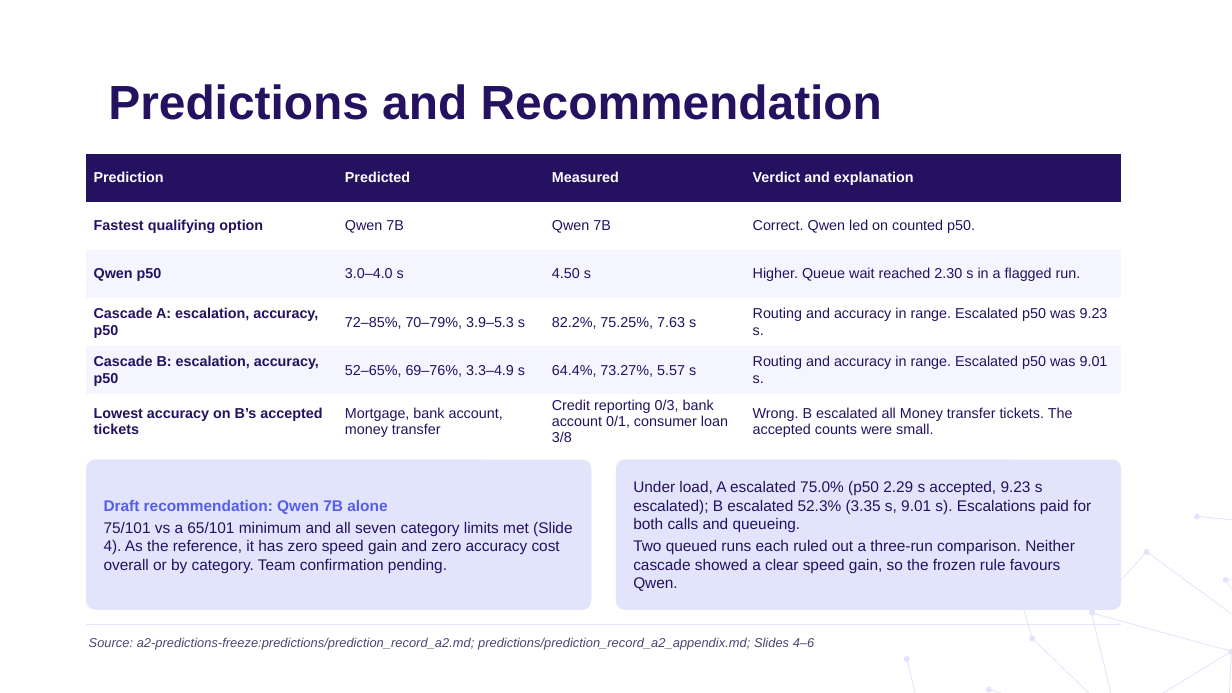
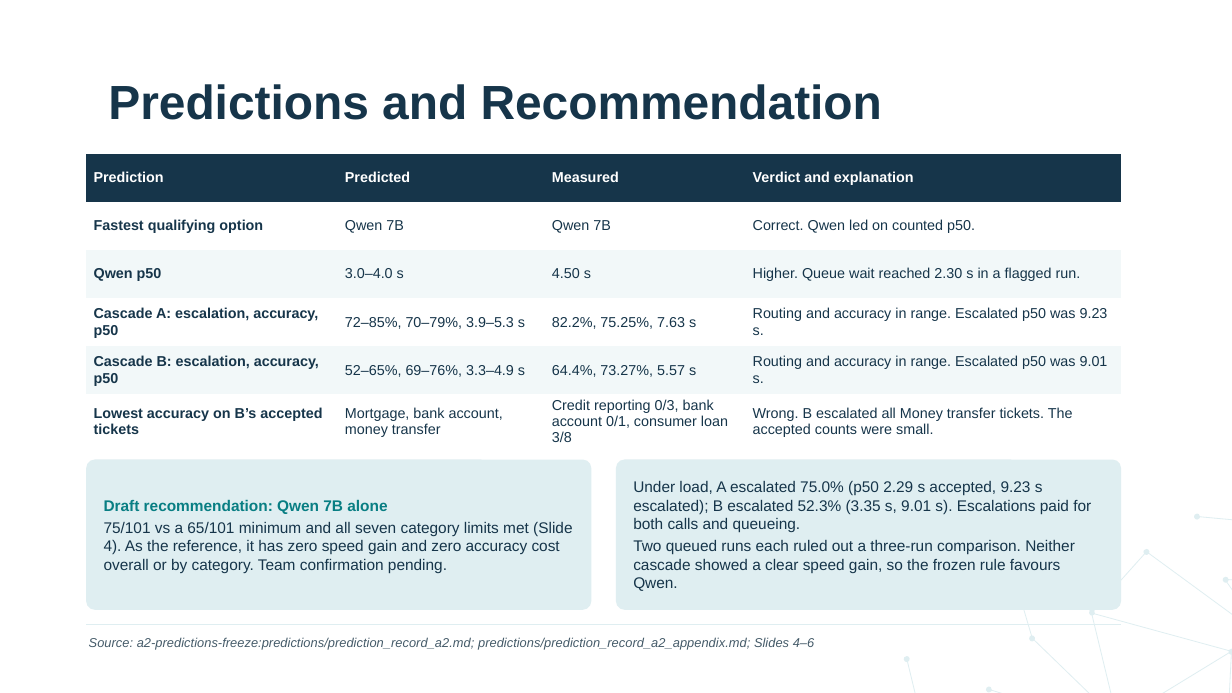
Before and after one commit to Fokku/ICT3113-PTO, a slide deck: slide 7 of slides/Group10_A2.pptx. Drawn at 1232x693 pixels with LibreOffice and Linux fonts; fonts in the diff are those of the drawing; background and template pictures are left out. Boxes give left, top, right and bottom in pixels: in the first picture for what was removed or moved away, otherwise in the second. Text is boxed around its words. In the diff, an @@ line names an element or a change of style, - is before the commit and + after.

```diff
--- a/slides/Group10_A2.pptx
+++ b/slides/Group10_A2.pptx
@@ title "Predictions and Recommendation" at (x1=108, y1=84, x2=882, y2=120): text colour #241160 to #16354A @@
@@ table at (x1=86, y1=154, x2=1121, y2=446) @@
@@ fill #241160 to #16354A in row 1 @@
@@ fill #F4F5FE to #F2F8F9 in 8 cells @@
@@ text colour #241160 to #16354A @@
@@ rounded rectangle "Draft recommendation: Qwen 7B alone" at (x1=86, y1=460, x2=591, y2=610): text colour #545EEA to #087E83 in "Draft recommendation: Qwen 7B alone"; text colour #241160 to #16354A in "75/101 vs a 65/101 minimum and all ..."; fill #E2E4FC to #DFEEF1 @@
@@ rounded rectangle "Under load, A escalated 75.0% ..." at (x1=616, y1=460, x2=1121, y2=610): text colour #241160 to #16354A; fill #E2E4FC to #DFEEF1 @@
@@ freeform shape at (x1=903, y1=549, x2=1232, y2=693): fill #E2E4FC to #DFEEF1 @@
@@ text "Source: a2-predictions-freeze:predictions/prediction_record_ ..." at (x1=89, y1=637, x2=815, y2=650): text colour #4A4670 to #455B69 @@
```
Also in this commit, not shown: 7 other slides changed.
